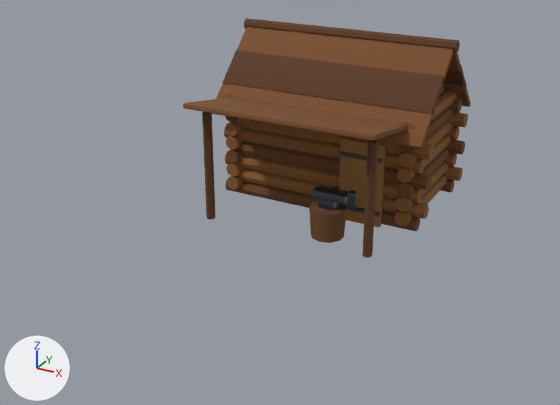
Two versions of the glTF model modele3d/export/mapa/kuznia_poz01.glb, one commit apart.
Camera for both pictures: a camera (50 mm lens) standing at (6.37, -12.39, 6.57) and looking at (-0.11, -0.61, 0.68). The lights are fixed; the arrows at lower left show +X, +Y and +Z. The picture after the commit comes second. Vertices at exactly the same position are counted once.

The first picture shows 'kuznia_poz01'.
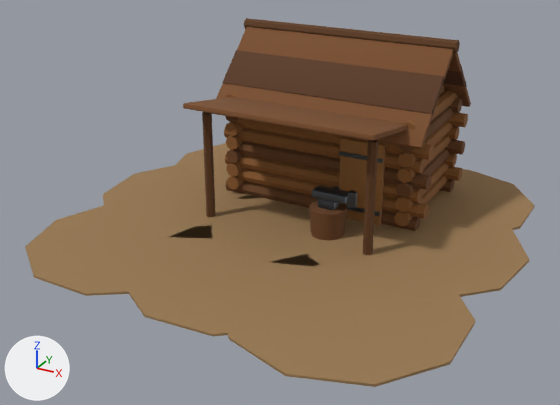
Pixel boxes [x1, y1, x2, y2] of what changed, in the pictures (560 x 405 px):
'kuznia_poz01', reshaped (77% wider, 54% taller)
    before: [183, 18, 471, 258]
    after: [25, 18, 535, 387]
part 1 of me_kuznia_poz01, added (brown)
    after: [25, 206, 167, 296]
part 2 of me_kuznia_poz01, added (brown)
    after: [103, 165, 236, 238]
part 3 of me_kuznia_poz01, added (brown)
    after: [170, 143, 260, 199]
part 4 of me_kuznia_poz01, added (brown)
    after: [121, 226, 267, 337]
part 5 of me_kuznia_poz01, added (brown)
    after: [211, 195, 318, 266]
part 6 of me_kuznia_poz01, added (brown)
    after: [224, 254, 475, 387]
part 7 of me_kuznia_poz01, added (brown)
    after: [308, 218, 529, 299]
part 8 of me_kuznia_poz01, added (brown)
    after: [398, 169, 535, 237]

Diff of the bpy script that builds the scene:
```diff
--- a/modele3d/export/mapa/kuznia_poz01.glb.py
+++ b/modele3d/export/mapa/kuznia_poz01.glb.py
@@ mat_mapa_dirt @@
+mat_mapa_dirt = principled_material('mapa_dirt')
+mat_mapa_dirt.base_color = (0.323, 0.195, 0.0844)  # brown #9a7a52
+mat_mapa_dirt.roughness = 0.95
@@ me_kuznia_poz01 @@
 # used by ob_kuznia_poz01; location = (0.0, 0.0, 0.0)
-me_kuznia_poz01.from_pydata(...)  # 1438 vertices, 2712 faces; spans x -2.3..2.3, y -1.09..3.47, z 0.0..3.52
+me_kuznia_poz01.from_pydata(...)  # 1618 vertices, 3036 faces; spans x -4.5..4.34, y -4.51..4.4, z 0.0..3.52
+# me_kuznia_poz01 part 1: a new loose piece, a 10-sided cylinder along z spanning x -4.286..-0.405, y -4.174..-0.444, z 0.005..0.045, in mat_mapa_dirt (brown #9a7a52)
+# me_kuznia_poz01 part 2: a new loose piece, a 10-sided cylinder along z spanning x -4.501..-0.424, y -1.969..2.151, z 0.004..0.046, in mat_mapa_dirt (brown #9a7a52)
+# me_kuznia_poz01 part 3: a new loose piece, a 10-sided cylinder along z spanning x -4.225..-0.47, y 0.275..3.882, z 0.003..0.047, in mat_mapa_dirt (brown #9a7a52)
+# me_kuznia_poz01 part 4: a new loose piece, a 10-sided cylinder along z spanning x -2.026..1.996, y -4.229..-0.346, z 0.004..0.046, in mat_mapa_dirt (brown #9a7a52)
+# me_kuznia_poz01 part 5: a new loose piece, a 10-sided cylinder along z spanning x -1.71..1.725, y -1.864..1.721, z 0.003..0.047, in mat_mapa_dirt (brown #9a7a52)
+# me_kuznia_poz01 part 6: a new loose piece, a 10-sided cylinder along z spanning x 0.216..4.056, y -4.512..-0.484, z 0.003..0.047, in mat_mapa_dirt (brown #9a7a52)
+# me_kuznia_poz01 part 7: a new loose piece, a 10-sided cylinder along z spanning x 0.237..4.335, y -1.817..2.289, z 0.002..0.048, in mat_mapa_dirt (brown #9a7a52)
+# me_kuznia_poz01 part 8: a new loose piece, a 10-sided cylinder along z spanning x 0.259..3.893, y 0.61..4.403, z 0.001..0.049, in mat_mapa_dirt (brown #9a7a52)
+# other edits to the shape of me_kuznia_poz01 do not show in these pictures
 me_kuznia_poz01.materials.append(mat_mapa_log_dark)
@@ me_kuznia_poz01 @@
 me_kuznia_poz01.materials.append(mat_mapa_gold)
+me_kuznia_poz01.materials.append(mat_mapa_dirt)  # brown #9a7a52
```
